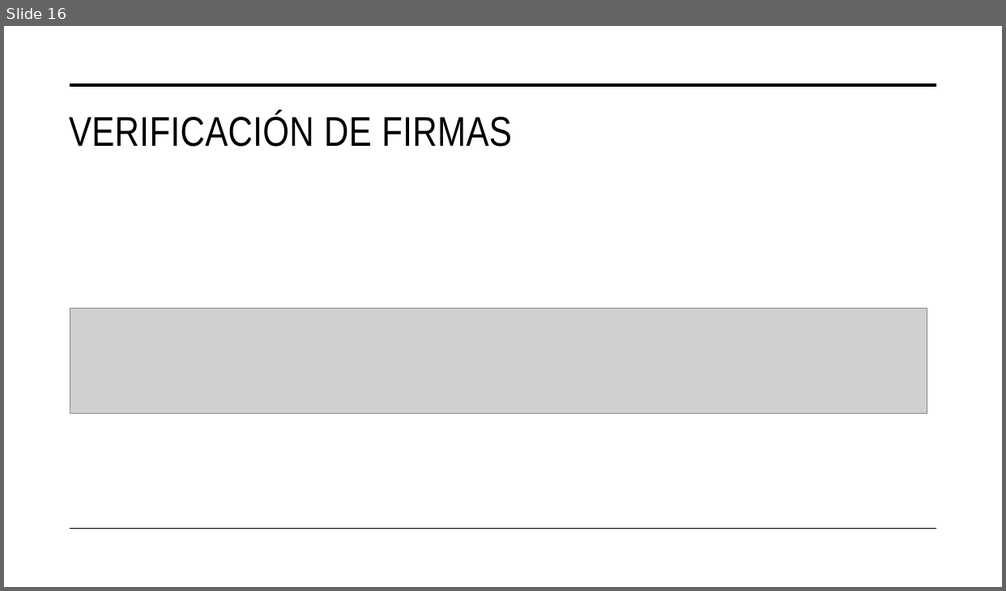
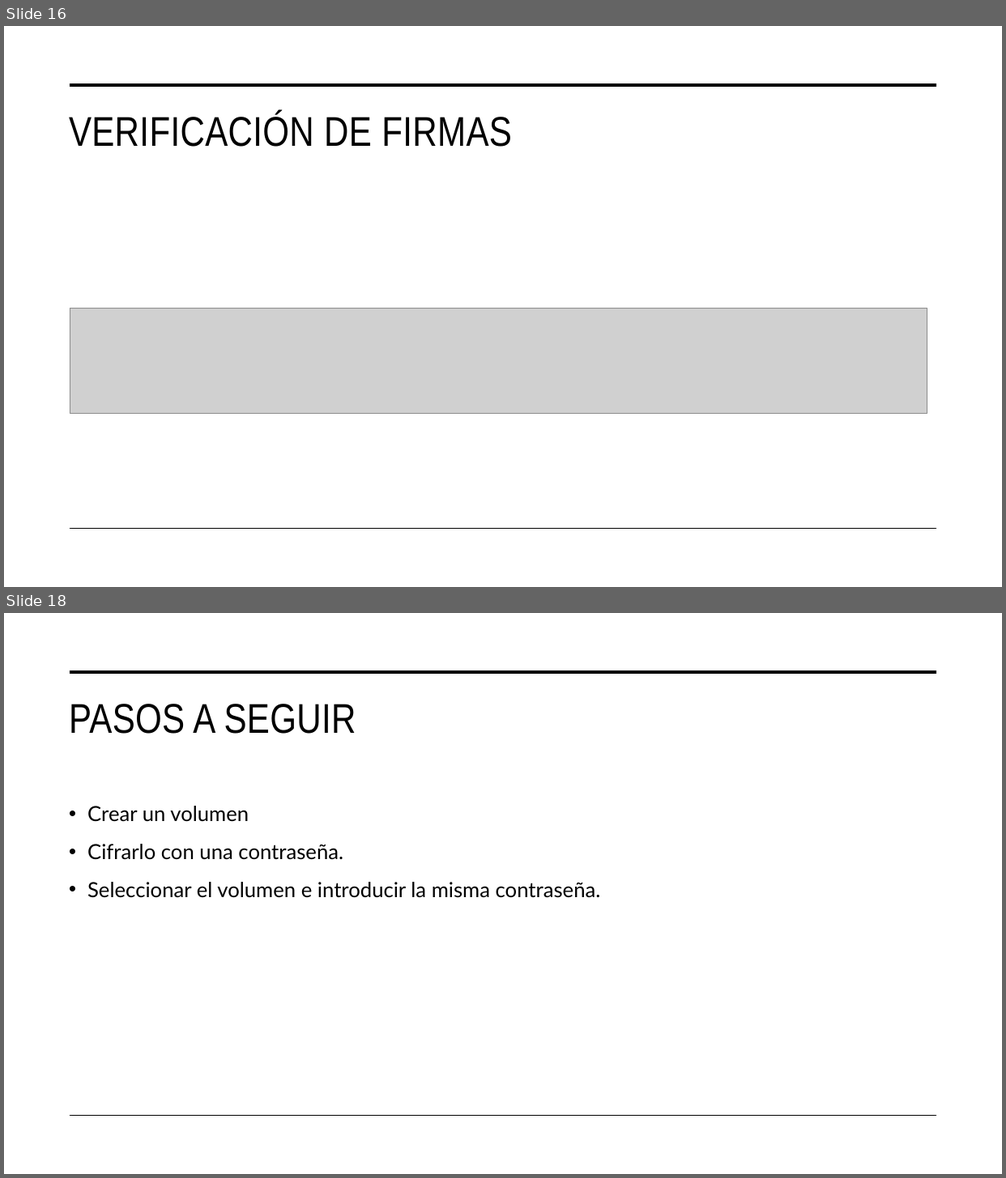
Before and after one commit to hombrefrustrado/criptografia-presentaci-n, a slide deck: Criptografía taller práctico.pptx. Shown one above the other, each under a label of ours: slide 16 before the commit, slides 16 and 18 after it; the slides between them are not shown. The pictures are 1006x591 and 1006x1178 pixels, drawn with LibreOffice and Linux fonts; fonts in the diff are those of the drawing; grey boxes stand for pictures. Boxes give left, top, right and bottom in pixels: in the first picture for what was removed or moved away, otherwise in the second. Text is boxed around its words. In the diff, an @@ line names an element or a change of style, - is before the commit and + after.

```diff
--- a/Criptografía taller práctico.pptx
+++ b/Criptografía taller práctico.pptx
@@ slide 18 added at (x1=4, y1=613, x2=1002, y2=1174), background #FFFFFF; not listed: 2 template elements that a slide beside it also shows @@
@@ title added at (x1=69, y1=704, x2=356, y2=734), 40 pt, text #000000 @@
+PASOS A SEGUIR
@@ text added at (x1=87, y1=806, x2=601, y2=898), 20 pt, text #000000 @@
+• Crear un volumen
+• Cifrarlo con una contraseña.
+• Seleccionar el volumen e introducir la misma contraseña.
```
Also in this commit, not shown: 4 slides changed, 2 other slides added, 2 other files.
